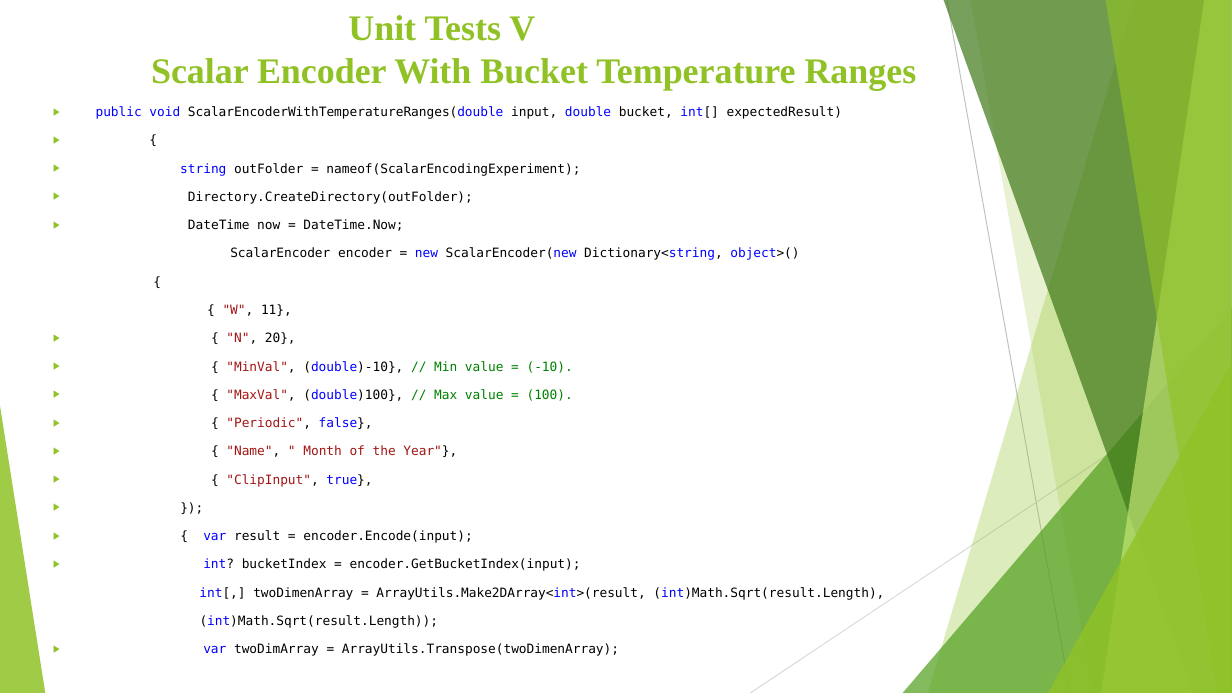
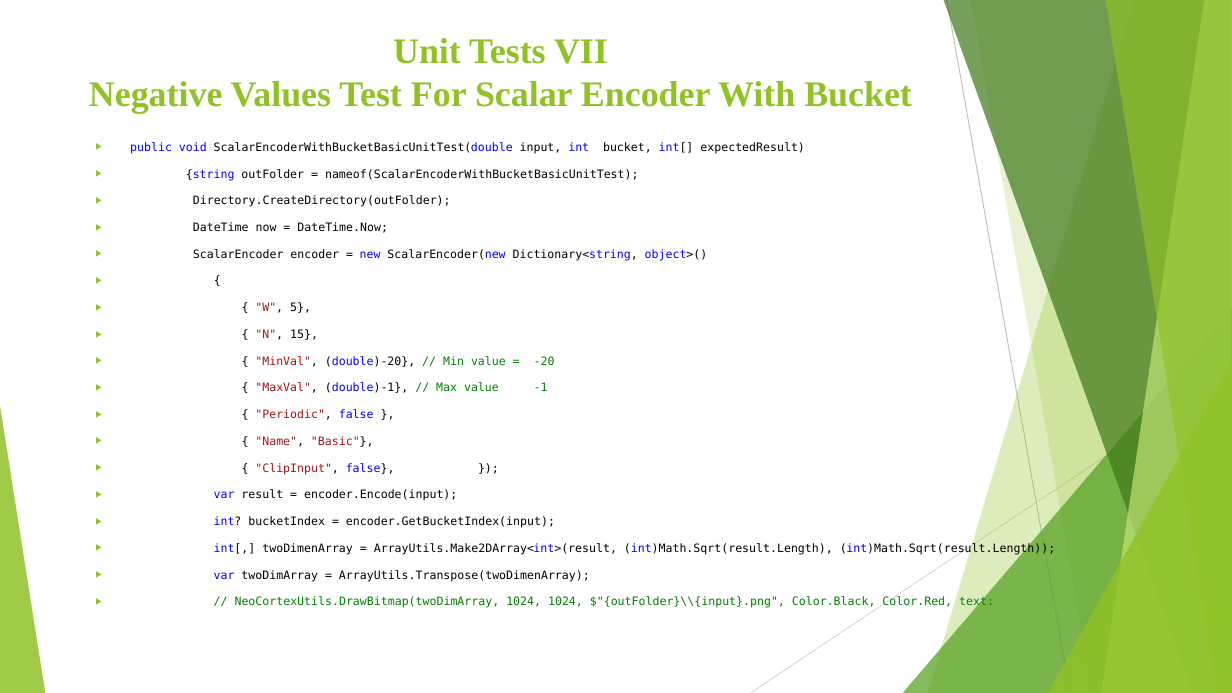
Before and after one commit to AqibJaved123/neocortexapi_Team_ScalarEncoder, a slide deck: slide 32 of source/Team_ScalarEcoder_Documentation/Scalar Encoder with Buckets (1).pptx (slide 21 before the commit). Drawn at 1232x693 pixels with LibreOffice and Linux fonts; fonts in the diff are those of the drawing. Boxes give left, top, right and bottom in pixels: in the first picture for what was removed or moved away, otherwise in the second. Text is boxed around its words. In the diff, an @@ line names an element or a change of style, - is before the commit and + after.

```diff
--- a/source/Team_ScalarEcoder_Documentation/Scalar Encoder with Buckets (1).pptx
+++ b/source/Team_ScalarEcoder_Documentation/Scalar Encoder with Buckets (1).pptx
@@ title at <box>89,38,912,113</box>: text changed @@
-Unit Tests V
-Scalar Encoder With Bucket Temperature Ranges
+Unit Tests VII
+Negative Values Test For Scalar Encoder With Bucket
@@ text "public void ScalarEncoderWithBucketBasicUnitTest(double inpu ...": place and size @@
-text "public void ScalarEncoderWithBucketBasicUnitTest(double inpu ..." at <box>96,106,884,656</box>
+text "public void ScalarEncoderWithBucketBasicUnitTest(double inpu ..." at <box>130,142,1056,608</box>
@@ text at <box>130,142,805,180</box>: text changed; size 10 to 9 pt @@
-▶ public void ScalarEncoderWithTemperatureRanges(double input, double bucket, int[] expectedResult)
-▶ {
-▶ string outFolder = nameof(ScalarEncodingExperiment);
+▶ public void ScalarEncoderWithBucketBasicUnitTest(double input, int bucket, int[] expectedResult)
+▶ {string outFolder = nameof(ScalarEncoderWithBucketBasicUnitTest);
@@ text at <box>193,195,708,581</box>: size 10 to 9 pt in "Directory.CreateDirectory(outFolder);", "DateTime now = DateTime.Now;", "ScalarEncoder encoder = new ScalarEncoder(new Dictionary<str ...", "{" and 2 more places; bullet none to ▶ @@
@@ text at <box>214,302,555,501</box>: text changed; size 10 to 9 pt @@
-{ "W", 11},
-▶ { "N", 20},
-▶ { "MinVal", (double)-10}, // Min value = (-10).
-▶ { "MaxVal", (double)100}, // Max value = (100).
-▶ { "Periodic", false},
-▶ { "Name", " Month of the Year"},
-▶ { "ClipInput", true},
-▶ });
-▶ { var result = encoder.Encode(input);
+▶ { "W", 5},
+▶ { "N", 15},
+▶ { "MinVal", (double)-20}, // Min value = -20
+▶ { "MaxVal", (double)-1}, // Max value -1
+▶ { "Periodic", false },
+▶ { "Name", "Basic"},
+▶ { "ClipInput", false}, });
+▶ var result = encoder.Encode(input);
@@ text at <box>214,543,1056,555</box>: text changed; size 10 to 9 pt @@
-int[,] twoDimenArray = ArrayUtils.Make2DArray<int>(result, (int)Math.Sqrt(result.Length),
-(int)Math.Sqrt(result.Length));
+▶ int[,] twoDimenArray = ArrayUtils.Make2DArray<int>(result, (int)Math.Sqrt(result.Length), (int)Math.Sqrt(result.Length));
@@ text at <box>235,596,994,608</box>: paragraph added @@
+▶ // NeoCortexUtils.DrawBitmap(twoDimArray, 1024, 1024, $"{outFolder}\\{input}.png", Color.Black, Color.Red, text:
```
Also in this commit, not shown: 16 other slides changed, 29 slides added, 3 slides removed, 1 other file.
